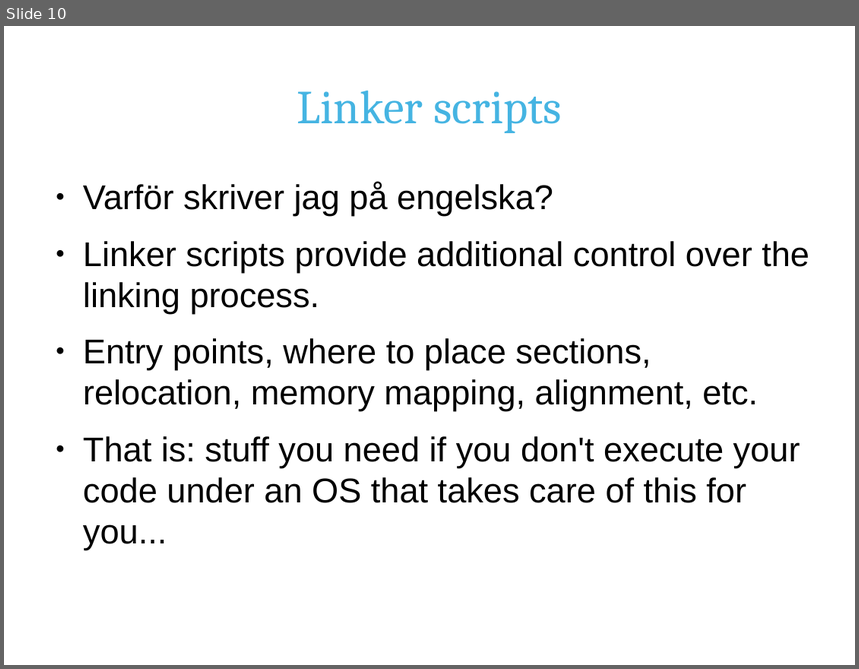
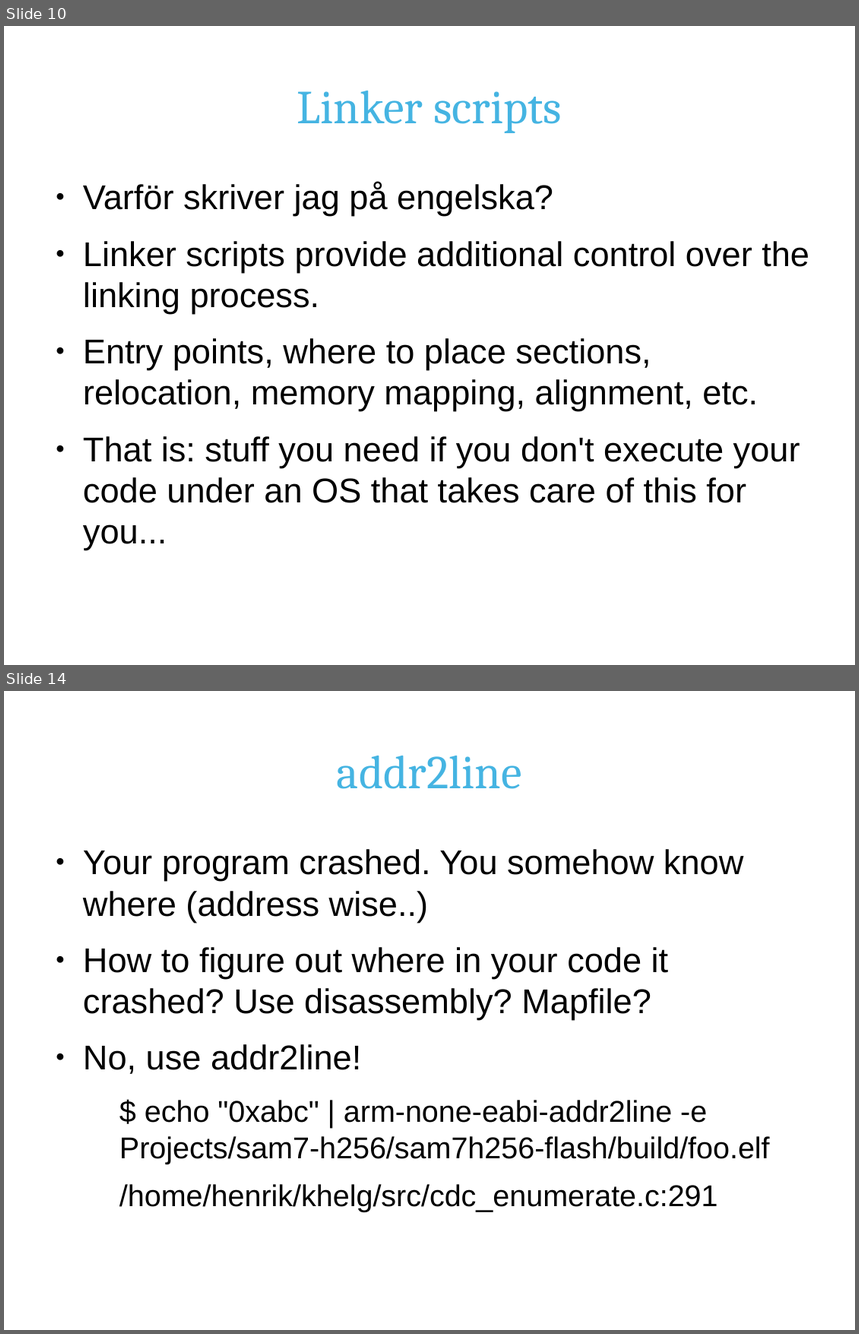
Before and after one commit to hnrkp/khelg2012-1, a slide deck: doc/pres.odp. Shown one above the other, each under a label of ours: slide 10 before the commit, slides 10 and 14 after it; the slides between them are not shown. The pictures are 859x669 and 859x1334 pixels, drawn with LibreOffice and Linux fonts; fonts in the diff are those of the drawing; background and template pictures are left out. Boxes give left, top, right and bottom in pixels: in the first picture for what was removed or moved away, otherwise in the second. Text is boxed around its words. In the diff, an @@ line names an element or a change of style, - is before the commit and + after.

```diff
--- a/doc/pres.odp
+++ b/doc/pres.odp
@@ slide 14 added at (4, 691, 855, 1330), background #FFFFFF @@
@@ title added at (337, 756, 522, 789), 44 pt, text #45B4E2 @@
+addr2line
@@ text added at (83, 849, 770, 1212), 32 pt, text #000000 @@
+● Your program crashed. You somehow know where (address wise..)
+● How to figure out where in your code it crashed? Use disassembly? Mapfile?
+● No, use addr2line!
+  $ echo "0xabc" | arm-none-eabi-addr2line -e Projects/sam7-h256/sam7h256-flash/build/foo.elf
+  /home/henrik/khelg/src/cdc_enumerate.c:291
```
Also in this commit, not shown: 3 other slides added, 1 other file.
